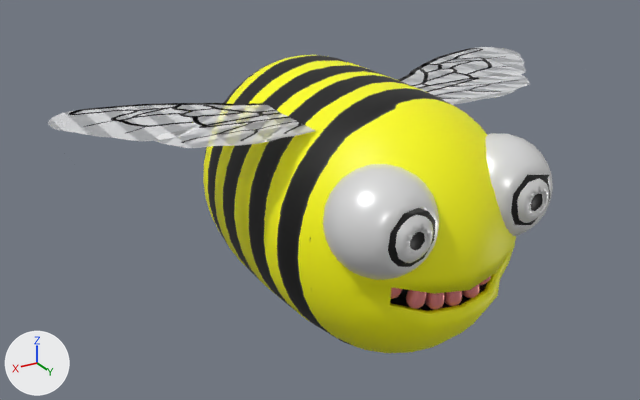
Two versions of the FBX model models/bee/bee.fbx, one commit apart.
Camera for both pictures: a 50 mm camera at (3.61, 5.55, 2.8) aimed at (0.14, -0.23, -0.09). Every picture has the same lights, and +X, +Y and +Z are marked at lower left. Where no turn or scale is listed for an object, it has been applied to the vertices.
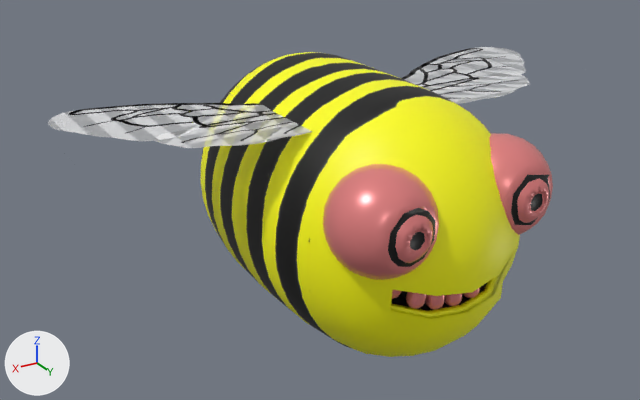
Commit message: bee fur test

What differs and where, as boxes [x1, y1, x2, y2] in the pictures (640 x 400 px):
'Sphere.003', added (yellow)
    after: [201, 52, 520, 357]
'Cube.002', recoloured (white to pink)
    both: [323, 164, 439, 280]
'Cube.001', recoloured (white to pink)
    both: [485, 133, 553, 236]
'Sphere.002', added
    after: [391, 254, 513, 319]
'Sphere.001', unchanged, covered by the edit
    before: [203, 55, 516, 353]
    after: [391, 273, 501, 317]

Diff of the bpy script that builds the scene:
```diff
--- a/models/bee/bee.fbx.py
+++ b/models/bee/bee.fbx.py
@@ mat_eyesanteef @@
 mat_eyesanteef = principled_material('eyesanteef')
-mat_eyesanteef.base_color = (0.8, 0.8, 0.8)  # white #e7e7e7
+mat_eyesanteef.base_color = (0.8, 0.233, 0.233)  # pink #e78585
 mat_eyesanteef.metallic = 0.228
@@ mat_fur_003 @@
+mat_fur_003 = principled_material('fur.003')
+mat_fur_003.texture = img_fuck_png
@@ mat_fur_002 @@
+mat_fur_002 = principled_material('fur.002')
+mat_fur_002.texture = img_fuck_png
@@ me_sphere_003 @@
+me_sphere_003.from_pydata(...)  # 495 vertices, 488 faces; spans x -1.01..1.01, y -1.7..1.57, z -1.02..1.02
+me_sphere_003.materials.append(mat_fur_003)  # picture img_fuck_png
@@ me_sphere_001 @@
+me_sphere_001.from_pydata(...)  # 495 vertices, 488 faces; spans x -1.0..1.0, y -1.68..1.55, z -1.01..1.01
+me_sphere_001.materials.append(mat_fur_002)  # picture img_fuck_png
@@ ob_sphere_003 @@
+ob_sphere_003 = bpy.data.objects.new('Sphere.003', me_sphere_003)
+ob_sphere_003.location = (0.0, 0.0, 0.0)
@@ ob_sphere_002 @@
+ob_sphere_002 = bpy.data.objects.new('Sphere.002', me_sphere_001)
+ob_sphere_002.location = (0.0, 0.0, 0.0)
```
